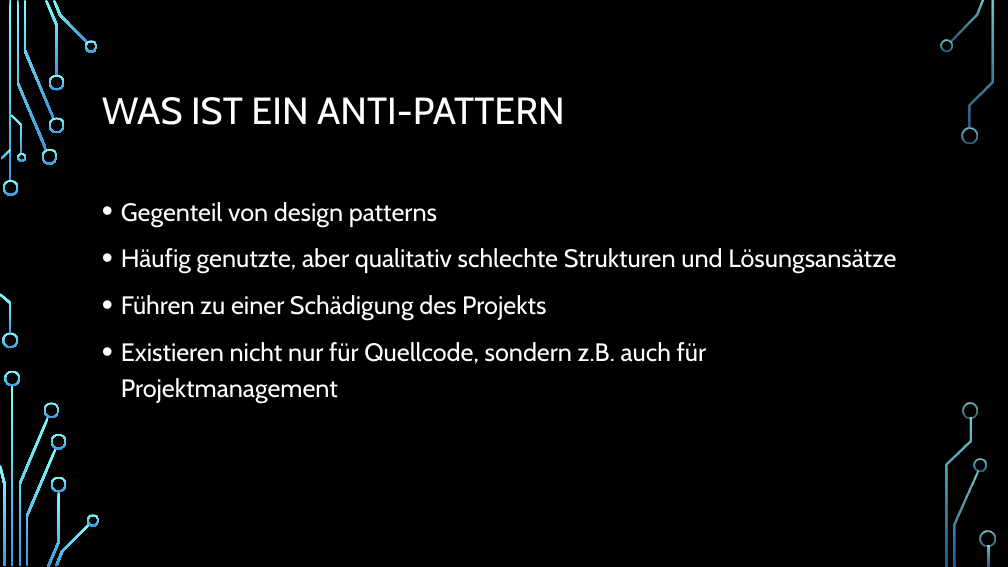
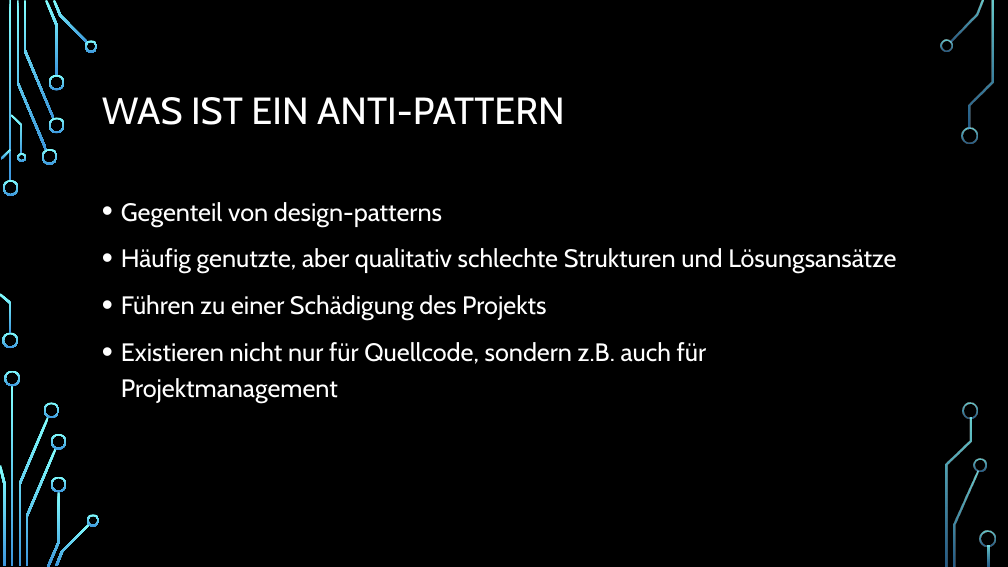
Before and after one commit to joshuaschu/E-Portfolio_Anti-Patterns, a slide deck: slide 3 of Anti-Patterns.pptx. Drawn at 1008x567 pixels with LibreOffice and Linux fonts; fonts in the diff are those of the drawing; background and template pictures are left out. Boxes give left, top, right and bottom in pixels: in the first picture for what was removed or moved away, otherwise in the second. Text is boxed around its words. In the diff, an @@ line names an element or a change of style, - is before the commit and + after.

```diff
--- a/Anti-Patterns.pptx
+++ b/Anti-Patterns.pptx
@@ text at (121,202,442,227): text changed @@
-• Gegenteil von design patterns
+• Gegenteil von design-patterns
```
Also in this commit, not shown: 4 other slides changed.
